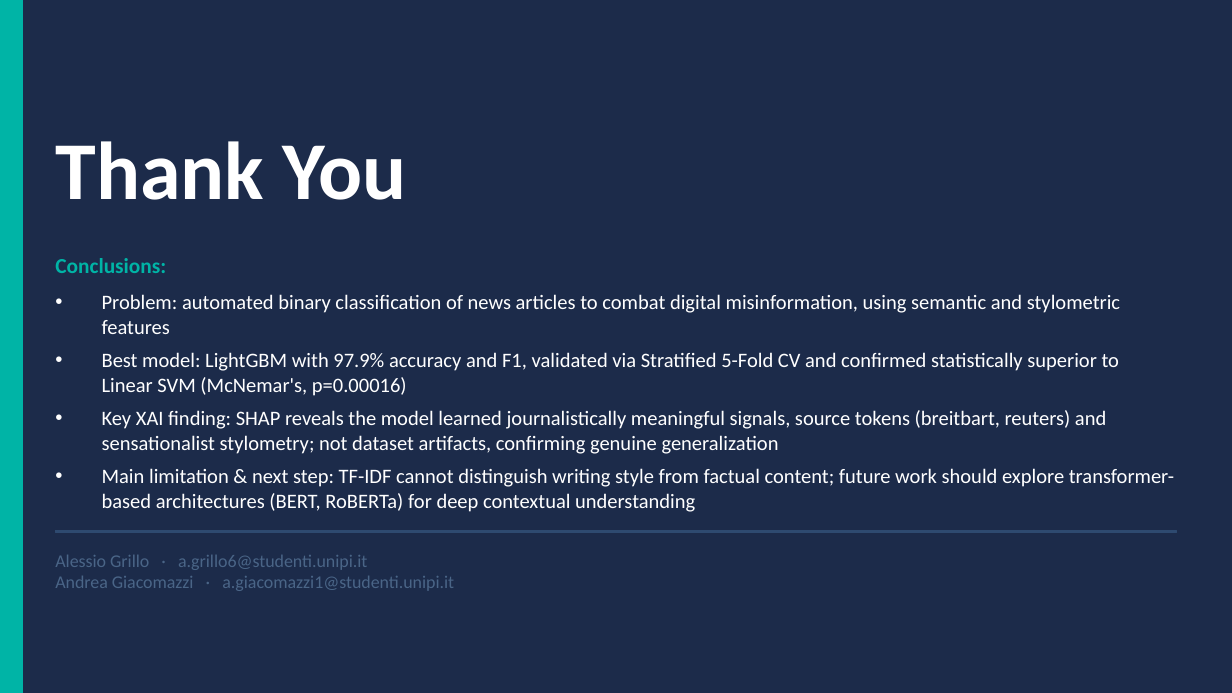
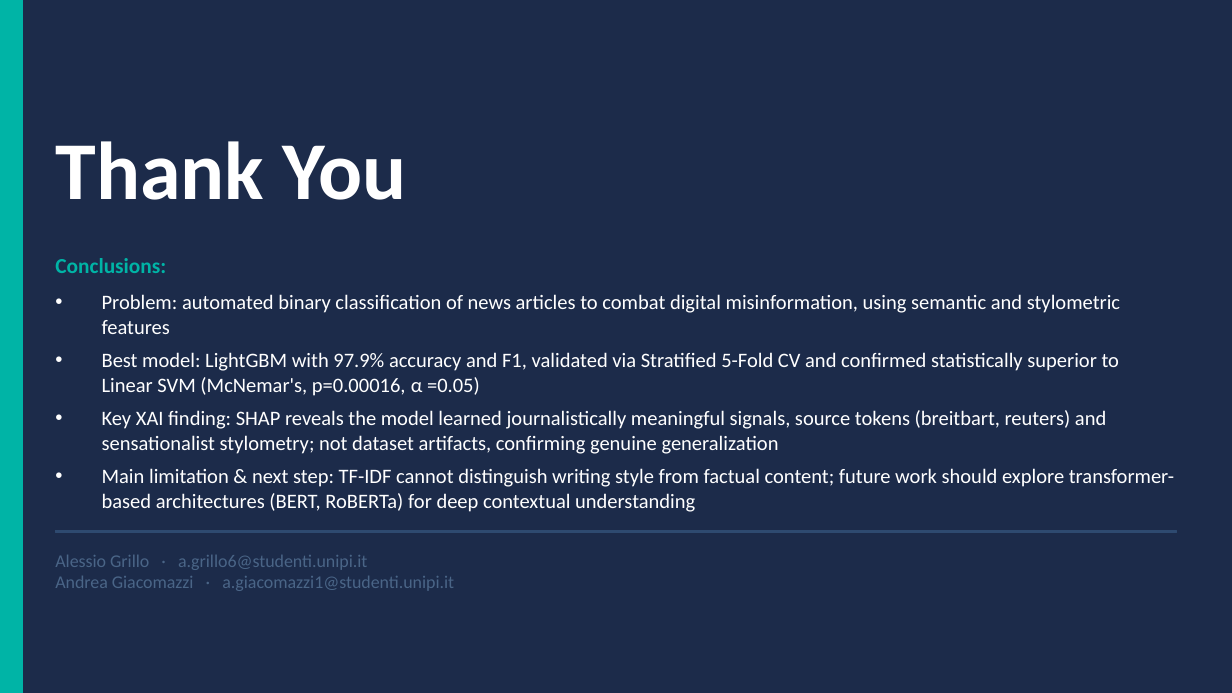
Before and after one commit to jackomazi/data-mining-and-machine-learning-project, a slide deck: slide 15 of project_presentation.pptx. Drawn at 1232x693 pixels with LibreOffice and Linux fonts; fonts in the diff are those of the drawing. Boxes give left, top, right and bottom in pixels: in the first picture for what was removed or moved away, otherwise in the second. Text is boxed around its words. In the diff, an @@ line names an element or a change of style, - is before the commit and + after.

```diff
--- a/project_presentation.pptx
+++ b/project_presentation.pptx
@@ text at box(102, 352, 1120, 396): text changed @@
-• Best model: LightGBM with 97.9% accuracy and F1, validated via Stratified 5-Fold CV and confirmed statistically superior to Linear SVM (McNemar's, p=0.00016)
+• Best model: LightGBM with 97.9% accuracy and F1, validated via Stratified 5-Fold CV and confirmed statistically superior to Linear SVM (McNemar's, p=0.00016, α =0.05)
```
Also in this commit, not shown: 1 other file.
